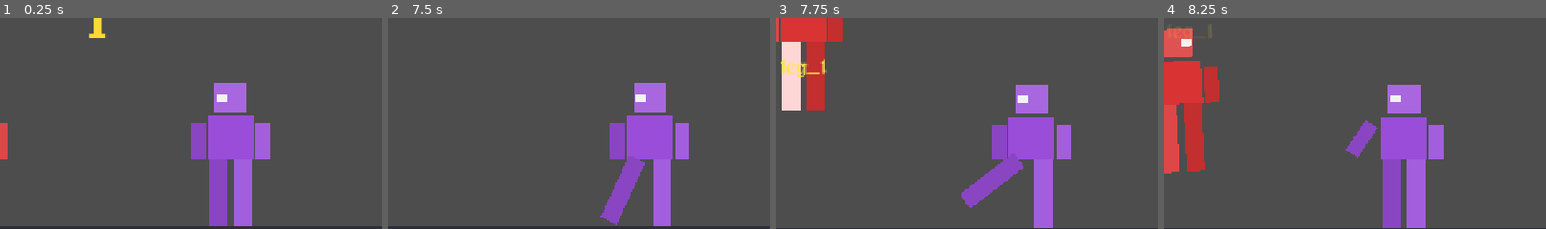
Above: before the commit, frames 1-4 (left to right).
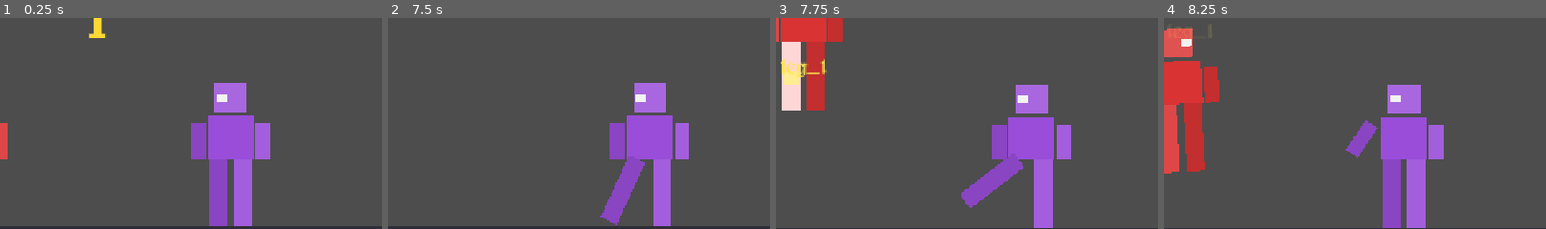
Above: after the commit, the same moments.

Repository: al5ina5/fighter
Game: Godot game, scene res://scenes/Battle.tscn
Two runs of this game, one before a commit and one after it. Both use one fixed random seed, a clock stepped at 60 frames per second and the inputs below. This scene is started directly instead of the project's main scene.
Inputs:
- Up to frame 1 (0.25 s): no input
- Up to frame 2 (7.5 s): tap Enter (ui_accept) every 0.75 s from 0.5 to 2.75 s; hold D (p1_move_right) 0.53-2.03 s; tap S (p1_block) at 0.6 s; tap W (p1_jump) at 0.77, 1.52, 3.02, 3.77, 4.52, 6.02, 6.77 s; tap R (p1_heavy) at 1.35 s; hold A (p1_move_left) 2.03-2.78 s; tap F (p1_high) at 2.1 s; hold D (p1_move_right) 2.78-4.28 s; tap H (p1_low) at 2.85 s; tap G (p1_mid) at 3.6 s; hold A (p1_move_left) 4.28-5.03 s; tap C (p1_stance) at 4.35 s; hold D (p1_move_right) 5.03-5.78 s; tap Down (p2_block) at 5.1 s; hold A (p1_move_left) 5.78-7.28 s; tap P (p2_heavy) at 5.85 s; tap K (p2_high) at 6.6 s; hold D (p1_move_right) from 7.28 s (still down); tap , (p2_low) at 7.35 s
- Up to frame 3 (7.75 s): keep holding D (p1_move_right); tap W (p1_jump) at 7.52 s
- Up to frame 4 (8.25 s): keep holding D (p1_move_right); tap L (p2_mid) at 8.1 s
The pictures show only the part of the screen within x 37-87%, y 28-78%; the shares and areas given below are measured in that part.

Frames 1-2 are identical in both runs. In frame 3, 0.2% of the frame differs, in the area x 2-6%, y 25-32%; in frame 4, nothing differs.

Commit message:
Fix impact feedback position to target correct limb

Diff:
--- a/scripts/Player.gd
+++ b/scripts/Player.gd
@@ -442,9 +442,9 @@
 	var burst := ColorRect.new()
 	burst.color = Color(1, 0.95, 0.5, 0.9)
 	burst.size = Vector2(22, 22)
-	burst.position = pos - Vector2(11, 11)
 	burst.z_index = 5
-	add_child(burst)
+	get_parent().add_child(burst)
+	burst.global_position = pos - Vector2(11, 11)
 	var tw := create_tween()
 	tw.tween_property(burst, "scale", Vector2(1.7, 1.7), 0.12)
 	tw.parallel().tween_property(burst, "modulate:a", 0.0, 0.12)
